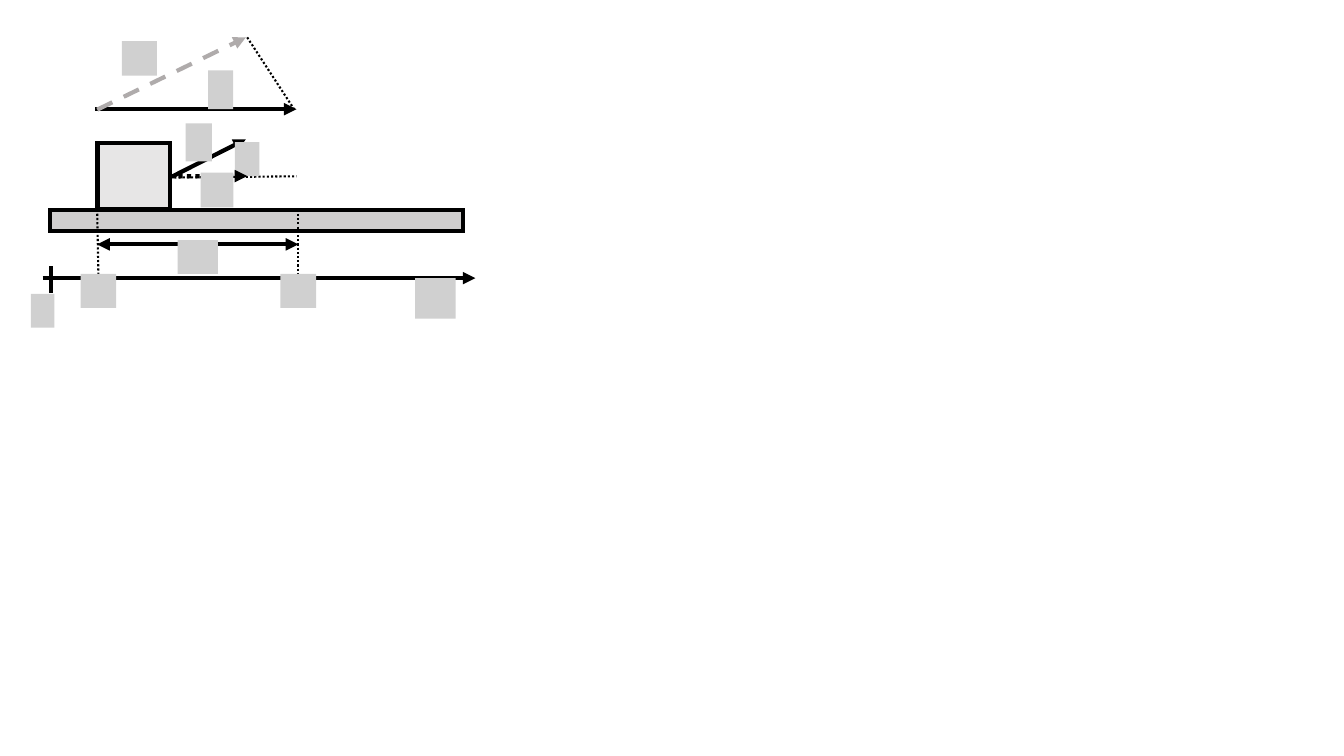
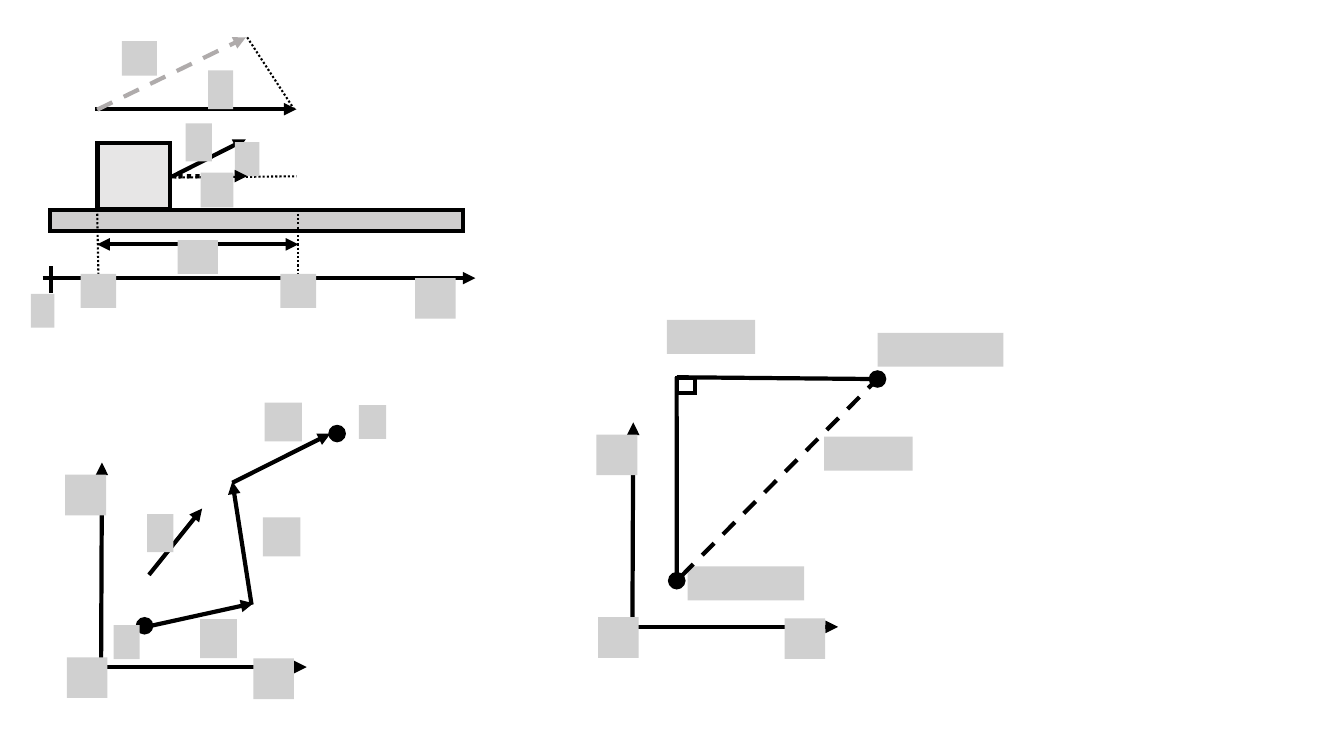
Before and after one commit to OSTP/PhysicsArtofModelling, a slide deck: slide 3 of tex/figures/WorkEnergy/Figures.pptx. Drawn at 1344x756 pixels with LibreOffice and Linux fonts; fonts in the diff are those of the drawing; grey boxes stand for pictures. Boxes give left, top, right and bottom in pixels: in the first picture for what was removed or moved away, otherwise in the second. Text is boxed around its words. In the diff, an @@ line names an element or a change of style, - is before the commit and + after.

Commit message:
updated figs

```diff
--- a/tex/figures/WorkEnergy/Figures.pptx
+++ b/tex/figures/WorkEnergy/Figures.pptx
@@ group added at (597, 320, 1004, 658): 7 pictures, 3 lines, 2 ellipses, 2 arrows, 1 rectangle @@
@@ group added at (66, 402, 386, 699): 9 pictures, 6 arrows, 2 ellipses @@
```
